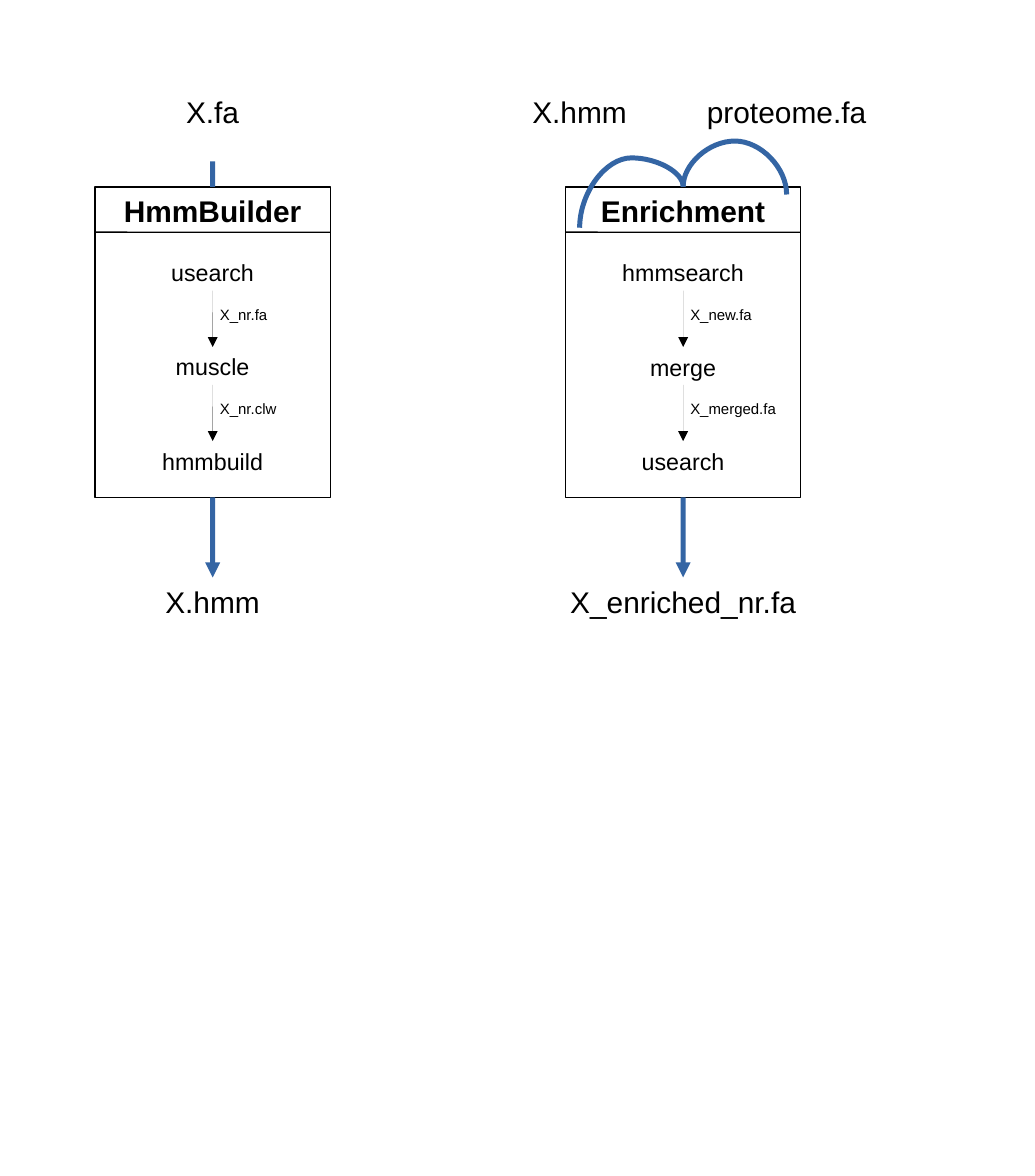
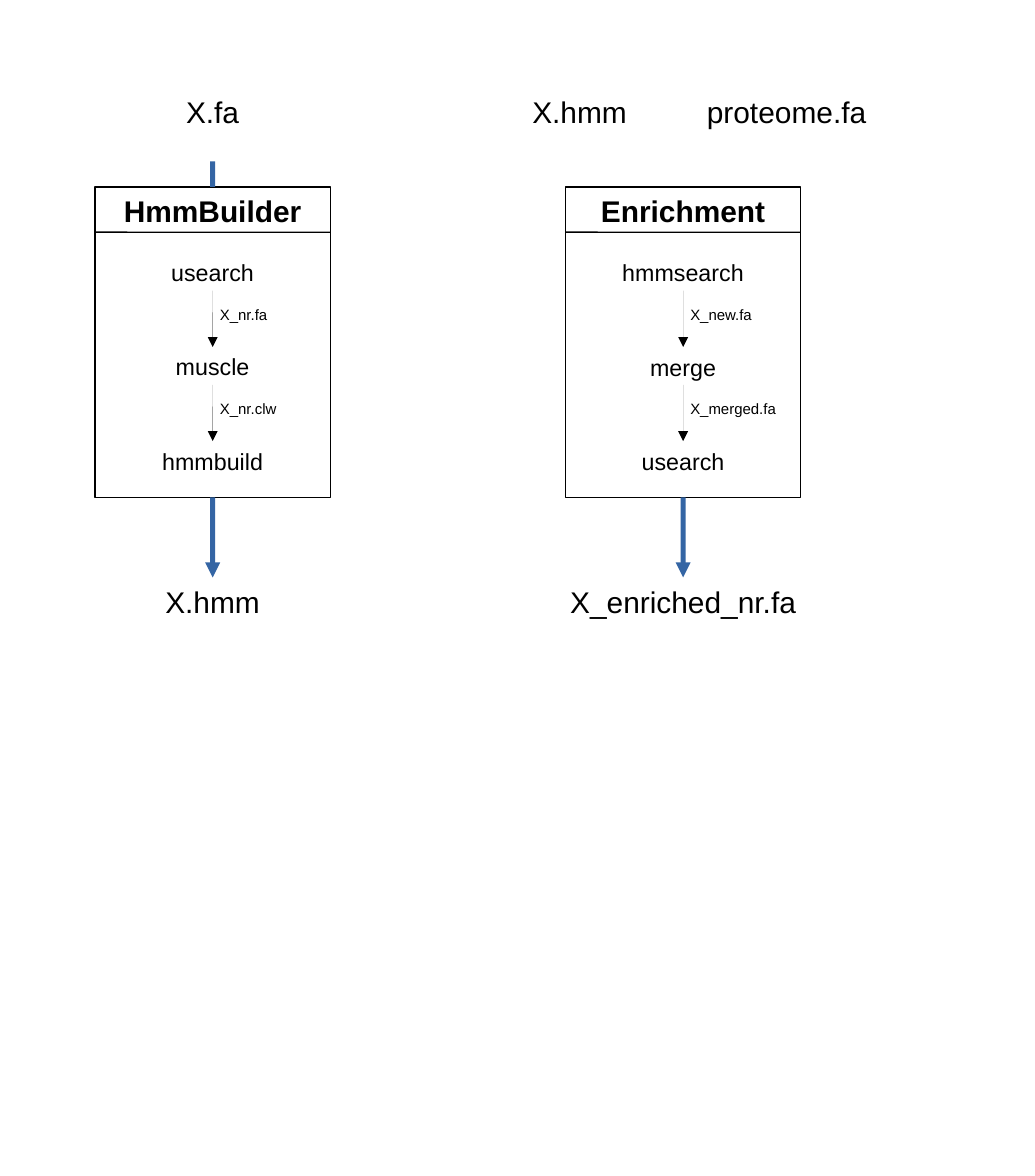
Before and after one commit to nchePortfolio/cusProSe, a slide deck: slide 3 of docs/iterhmmbuild/pipeline.odp (slide 2 before the commit). Drawn at 1035x1176 pixels with LibreOffice and Linux fonts; fonts in the diff are those of the drawing. Boxes give left, top, right and bottom in pixels: in the first picture for what was removed or moved away, otherwise in the second. Text is boxed around its words. In the diff, an @@ line names an element or a change of style, - is before the commit and + after.

```diff
--- a/docs/iterhmmbuild/pipeline.odp
+++ b/docs/iterhmmbuild/pipeline.odp
@@ curved line removed from (786, 195) to (684, 186) @@
@@ curved line removed from (580, 228) to (684, 186) @@
```
Also in this commit, not shown: 1 other slide changed, 1 slide added, 33 other files.
